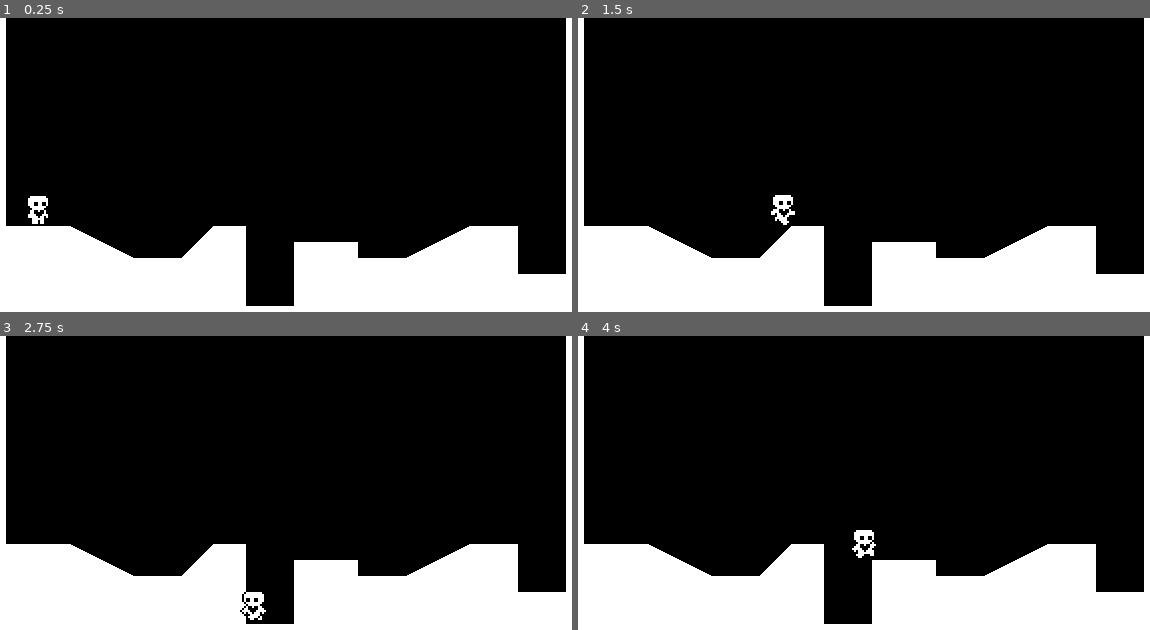
Above: before the commit, frames 1-4 (two rows, left to right).
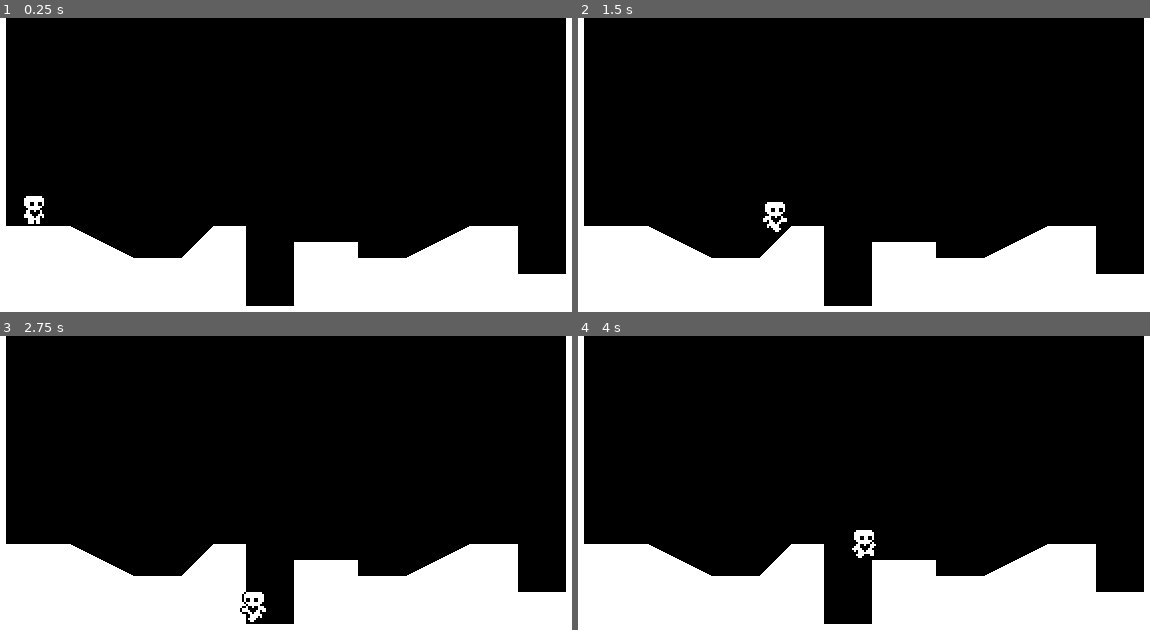
Above: after the commit, the same moments.

Repository: isalng/Heart-PlatFormer
Game: Godot game, scene res://world.tscn
Two runs of this game, one before a commit and one after it. Both use one fixed random seed, a clock stepped at 60 frames per second and the inputs below.
Inputs:
- Up to frame 1 (0.25 s): no input
- Up to frame 2 (1.5 s): tap Enter at 0.5 s; hold Right (ui_right) from 0.53 s (still down); tap Up (ui_up) at 0.77 s
- Up to frame 3 (2.75 s): tap Up (ui_up) at 1.52 s; release Right (ui_right) at 2.03 s; hold Left (ui_left) from 2.03 s (still down)
- Up to frame 4 (4 s): release Left (ui_left) at 2.78 s; hold Right (ui_right) from 2.78 s (still down); tap Up (ui_up) at 3.02, 3.77 s

The runs differ from the first frame. In frame 1, 0.2% of the frame differs, in the area x 4-9%, y 60-71%; in frame 2, 0.3%, in the area x 32-38%, y 60-73%; in frame 3, less than 0.1%; in frame 4, nothing differs.

Commit message:
For Kevin Part 1

Diff:
--- a/world.tscn
+++ b/world.tscn
@@ -14,4 +14,4 @@
 [node name="Polygon2D" type="Polygon2D" parent="StaticBody2D/CollisionPolygon2D"]
 
 [node name="Player" parent="." instance=ExtResource("2_gsenm")]
-position = Vector2(32, 88)
+position = Vector2(30, 90)
